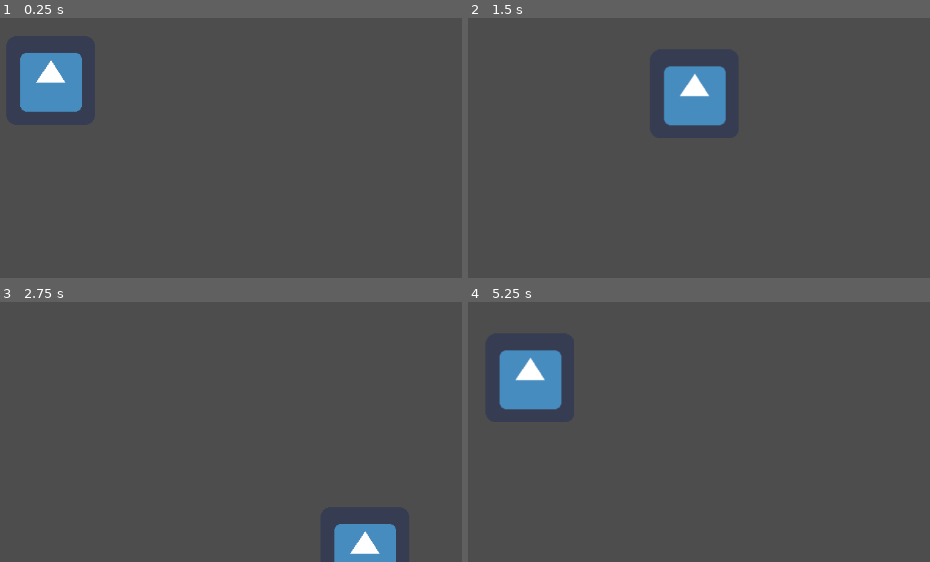
Above: before the commit, frames 1-4 (two rows, left to right).
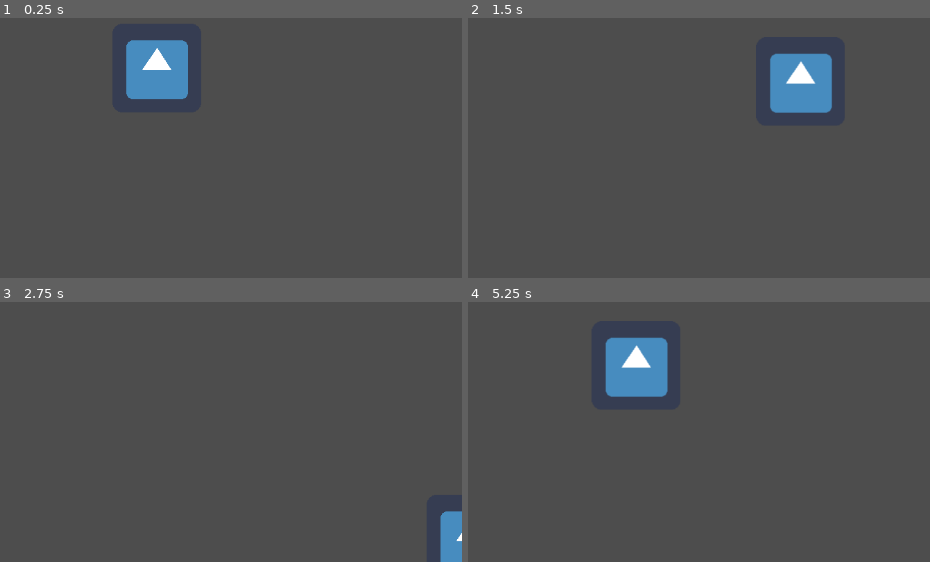
Above: after the commit, the same moments.

Repository: ReneeIbeji/Witch-Spells-Game
Game: Godot game, scene res://Scenes/!Main/Game.tscn
Two runs of this game, one before a commit and one after it. Both use one fixed random seed, a clock stepped at 60 frames per second and the inputs below. Before the commit the project starts from res://Scenes/Levels/Level_Test.tscn. The engine's default icon, where the game draws it, is replaced by a stand-in: a white triangle on a blue panel in a dark square.
Inputs:
- Up to frame 1 (0.25 s): no input
- Up to frame 2 (1.5 s): tap Enter at 0.5 s; hold D (MOVE_right) 0.53-1.28 s; hold S (MOVE_down) from 1.28 s (still down)
- Up to frame 3 (2.75 s): release S (MOVE_down) at 2.03 s; hold D (MOVE_right) from 2.03 s (still down)
- Up to frame 4 (5.25 s): release D (MOVE_right) at 2.78 s; hold W (MOVE_up) 2.78-3.53 s; hold A (MOVE_left) 3.53-5.03 s; hold S (MOVE_down) from 5.03 s (still down)

The runs differ from the first frame. In frame 1, 6.0% of the frame differs, in the area x 4-41%, y 8-37%; in frame 2, 6.1%; in frame 3, 2.9%; in frame 4, 6.2%, in the area x 6-44%, y 13-42%.

Commit message:
Started implementing player statemachine

Diff:
--- /dev/null
+++ b/Scenes/!Main/Game.tscn
@@ -0,0 +1,21 @@
+[gd_scene load_steps=4 format=3 uid="uid://bdj4ycw2kror"]
+
+[ext_resource type="PackedScene" uid="uid://c7mjmtl7ymee3" path="res://Scenes/Levels/Level_Test.tscn" id="1_4mkpd"]
+[ext_resource type="Script" path="res://Scenes/!Main/main.gd" id="1_17umb"]
+[ext_resource type="PackedScene" uid="uid://ddqbu6qtmex1o" path="res://Scenes/Entities/Player/player.tscn" id="2_xcsgu"]
+
+[node name="Main" type="Node"]
+script = ExtResource("1_17umb")
+
+[node name="World" type="Node2D" parent="."]
+
+[node name="Test level" parent="World" instance=ExtResource("1_4mkpd")]
+
+[node name="Player" parent="World" instance=ExtResource("2_xcsgu")]
+position = Vector2(712, 345)
+
+[node name="GUI" type="Control" parent="."]
+layout_mode = 3
+anchors_preset = 0
+offset_right = 40.0
+offset_bottom = 40.0
--- /dev/null
+++ b/Scenes/!Main/Singletons/Global.gd
@@ -0,0 +1,8 @@
+extends Node2D
+
+
+func loadScene():
+	pass
+
+func pauseGame():
+	pass
--- /dev/null
+++ b/Scenes/!Main/Singletons/Global.tscn
@@ -0,0 +1,6 @@
+[gd_scene load_steps=2 format=3 uid="uid://bnmori2mho54u"]
+
+[ext_resource type="Script" path="res://Scenes/!Main/Singletons/Global.gd" id="1_ntgci"]
+
+[node name="Global" type="Node2D"]
+script = ExtResource("1_ntgci")
--- /dev/null
+++ b/Scenes/!Main/main.gd
@@ -0,0 +1,11 @@
+extends Node
+
+
+# Called when the node enters the scene tree for the first time.
+func _ready():
+	GameVariables.GamePaused = false
+	GameVariables.InCutscene = false
+
+# Called every frame. 'delta' is the elapsed time since the previous frame.
+func _process(delta):
+	pass
--- /dev/null
+++ b/Scenes/Entities/Player/Idle.gd
@@ -0,0 +1 @@
+extends State
--- a/Scenes/Entities/Player/Player.gd
+++ b/Scenes/Entities/Player/Player.gd
@@ -5,6 +5,8 @@
 
 # Called when the node enters the scene tree for the first time.
 func _ready():
+	GameVariables.PlayerNode = self
+
 	for child in self.get_children():
 		if child is EntityMovement:
 			Movement = child
--- /dev/null
+++ b/Scenes/Entities/Player/PlayerState.gd
@@ -0,0 +1,9 @@
+class_name PlayerState
+extends State
+
+var player : Player
+
+func _ready() -> void:
+	await owner.ready
+	player = owner as Player
+	assert(player != null)
--- a/Scenes/Entities/Player/player.tscn
+++ b/Scenes/Entities/Player/player.tscn
@@ -1,8 +1,10 @@
-[gd_scene load_steps=5 format=3 uid="uid://ddqbu6qtmex1o"]
+[gd_scene load_steps=7 format=3 uid="uid://ddqbu6qtmex1o"]
 
 [ext_resource type="Script" path="res://Scenes/Entities/Player/Player.gd" id="1_4p474"]
 [ext_resource type="Texture2D" uid="uid://b2d8chun5wo47" path="res://icon.png" id="1_wc45e"]
 [ext_resource type="PackedScene" uid="uid://k7c4xrfdsytx" path="res://Scenes/Entity systems/Movement system/entity_movement.tscn" id="3_15cbk"]
+[ext_resource type="Script" path="res://scripts/Statemachine/Statemachine.gd" id="4_8g3my"]
+[ext_resource type="Script" path="res://Scenes/Entities/Player/Idle.gd" id="5_wv7e2"]
 
 [sub_resource type="RectangleShape2D" id="RectangleShape2D_x2mbq"]
 size = Vector2(131.5, 133)
@@ -18,3 +20,10 @@
 shape = SubResource("RectangleShape2D_x2mbq")
 
 [node name="EntityMovement" parent="." instance=ExtResource("3_15cbk")]
+
+[node name="Statemachine" type="Node" parent="."]
+script = ExtResource("4_8g3my")
+initial_state = NodePath("Player_Normal")
+
+[node name="Player_Normal" type="Node" parent="Statemachine"]
+script = ExtResource("5_wv7e2")
--- a/Scenes/Entities/Player/player_StateMachine.gd
+++ /dev/null
@@ -1,2 +0,0 @@
-class_name player_StateMachine
-extends StateMachine
--- a/Scenes/Levels/Level_Test.tscn
+++ b/Scenes/Levels/Level_Test.tscn
@@ -1,8 +1,3 @@
-[gd_scene load_steps=2 format=3 uid="uid://c7mjmtl7ymee3"]
-
-[ext_resource type="PackedScene" uid="uid://ddqbu6qtmex1o" path="res://Scenes/Entities/Player/player.tscn" id="1_i7phn"]
+[gd_scene format=3 uid="uid://c7mjmtl7ymee3"]
 
 [node name="Test level" type="Node2D"]
-
-[node name="Player" parent="." instance=ExtResource("1_i7phn")]
-position = Vector2(559, 363)
--- a/project.godot
+++ b/project.godot
@@ -11,15 +11,21 @@
 [application]
 
 config/name="Witch spells game"
-run/main_scene="res://Scenes/Levels/Level_Test.tscn"
+run/main_scene="res://Scenes/!Main/Game.tscn"
 config/features=PackedStringArray("4.2")
 config/icon="res://icon.png"
+
+[autoload]
+
+Global="*res://Scenes/!Main/Singletons/Global.tscn"
+GameVariables="*res://scripts/GameVariables.gd"
 
 [file_customization]
 
 folder_colors={
 "res://Assets/": "yellow",
 "res://Scenes/": "teal",
+"res://Scenes/!Main/": "orange",
 "res://Scenes/Entities/Player/": "blue"
 }
 
--- /dev/null
+++ b/scripts/GameVariables.gd
@@ -0,0 +1,5 @@
+extends Node
+
+var GamePaused : bool
+var PlayerNode : Player
+var InCutscene : bool
--- a/scripts/Statemachine/State.gd
+++ b/scripts/Statemachine/State.gd
@@ -1,7 +1,7 @@
 class_name State
 extends Node
 
-var state_machine = null
+var state_machine : StateMachine = null
 
 func enter() -> void:
 	pass
--- a/scripts/Statemachine/Statemachine.gd
+++ b/scripts/Statemachine/Statemachine.gd
@@ -2,11 +2,14 @@
 extends Node
 
 @export var initial_state : = NodePath()
+var state : State = null
 
-@onready var state : State = initial_state == null if get_node(initial_state) else self.get_child(0)
 func _ready() -> void:
 	await owner.ready
 	# The state machine assigns itself to the State objects' state_machine property.
+	# state = (ionitial_state == null if initial_state else self.get_child(0))
+	# state = get_node(initial_state)
+	state = get_node(initial_state) if initial_state != null else self.get_child(0);
 	for child in get_children():
 		child.state_machine = self as StateMachine
 	state.enter()
